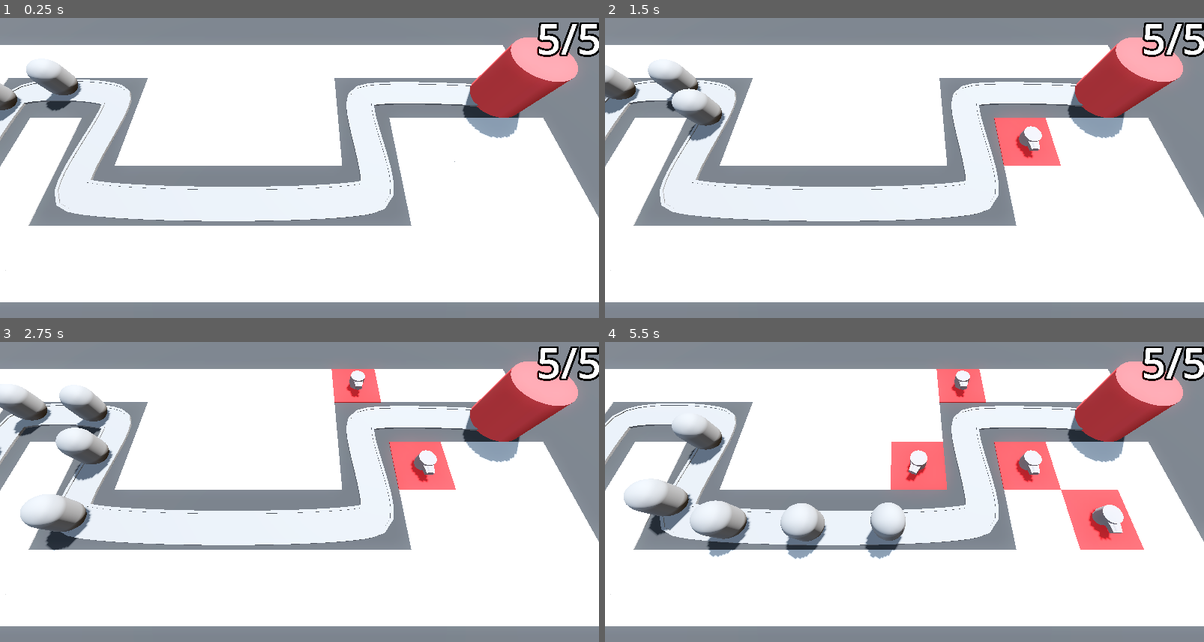
Above: before the commit, frames 1-4 (two rows, left to right).
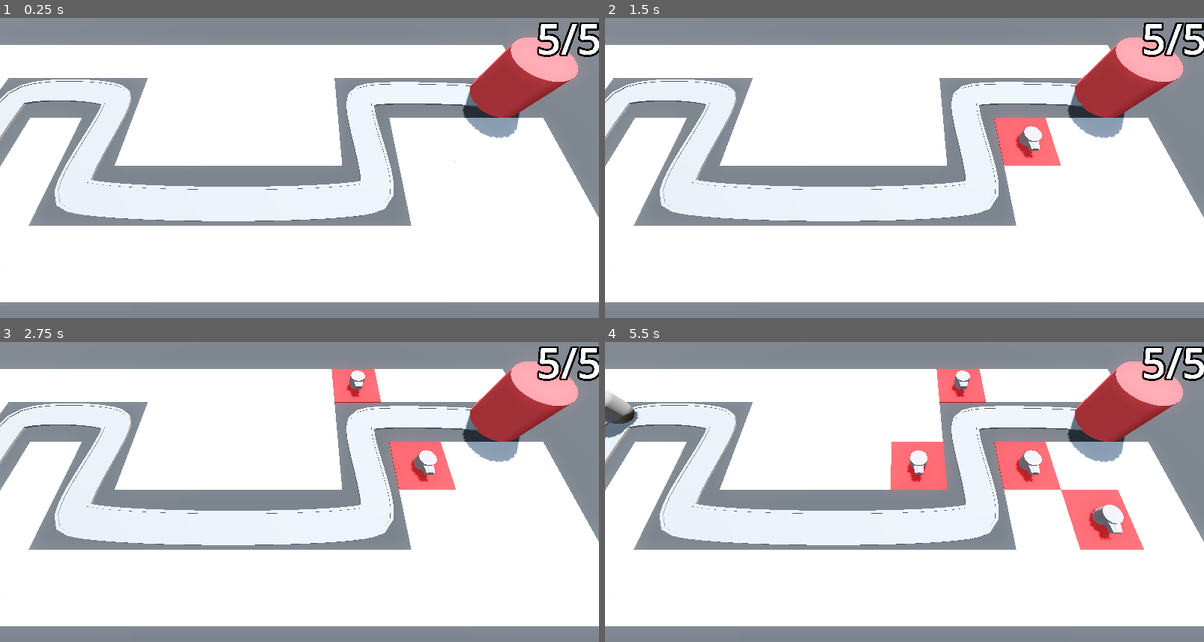
Above: after the commit, the same moments.

Repository: cosmo-the-deer/Barbarian-Blaster
Game: Godot game, scene res://BaseLevel.tscn
Two runs of this game, one before a commit and one after it. Both use one fixed random seed, a clock stepped at 60 frames per second and the inputs below.
Inputs (mouse positions are in pixels of both pictures, inside the frame that each line leads up to):
- Up to frame 1 (0.25 s): no input
- Up to frame 2 (1.5 s): move the mouse to (1036, 132) at 0.52 s; press the mouse at (1036, 132) at 0.53 s; move the mouse to (784, 165) at 1.27 s; release the mouse at (784, 165) at 1.28 s; click (784, 165) at 1.35 s
- Up to frame 3 (2.75 s): move the mouse to (359, 399) at 2.02 s; press the mouse at (359, 399) at 2.03 s
- Up to frame 4 (5.5 s): move the mouse to (874, 540) at 2.77 s; release the mouse at (874, 540) at 2.78 s; click (874, 540) at 2.85 s; move the mouse to (1084, 525) at 3.52 s; press the mouse at (1084, 525) at 3.53 s; move the mouse to (724, 423) at 4.27 s; release the mouse at (724, 423) at 4.28 s; click (724, 423) at 4.35 s; move the mouse to (934, 474) at 5.02 s; press the mouse at (934, 474) at 5.03 s

The runs differ from the first frame. In frame 1, 1.1% of the frame differs, in the area x 0-14%, y 14-35%; in frame 2, 1.9%; in frame 3, 3.7%; in frame 4, 4.9%, in the area x 0-54%, y 16-73%.

Commit message:
Instantiating Enemies

Diff:
--- a/BaseLevel.tscn
+++ b/BaseLevel.tscn
@@ -1,9 +1,10 @@
-[gd_scene load_steps=12 format=3 uid="uid://cshy5hwwjb5uo"]
+[gd_scene load_steps=13 format=3 uid="uid://cshy5hwwjb5uo"]
 
 [ext_resource type="PackedScene" uid="uid://buitk7kbuq4l0" path="res://RayPickerCamera/ray_picker_camera.tscn" id="1_knq2t"]
 [ext_resource type="MeshLibrary" uid="uid://pvar3xuw7aos" path="res://MeshLibraries/SpaceLibary.tres" id="1_lvb7b"]
 [ext_resource type="PackedScene" uid="uid://d2ysy2j5t7sdf" path="res://Enemy/enemy.tscn" id="2_5x8ra"]
 [ext_resource type="PackedScene" uid="uid://dn6xye7s7s1jp" path="res://base/base.tscn" id="3_o2j4u"]
+[ext_resource type="Script" uid="uid://mbdr36r5bslq" path="res://enemy_path.gd" id="4_ufkdr"]
 [ext_resource type="Script" uid="uid://vbmhpybewskl" path="res://turret_manager.gd" id="5_cwwxe"]
 [ext_resource type="PackedScene" uid="uid://255k6r0h230e" path="res://Turret/turret.tscn" id="6_ufkdr"]
 
@@ -61,10 +62,12 @@
 [node name="Base" parent="." instance=ExtResource("3_o2j4u")]
 transform = Transform3D(1, 0, 0, 0, 1, 0, 0, 0, 1, 21, 0, -2)
 
-[node name="Path3D" type="Path3D" parent="."]
+[node name="EnemyPath" type="Path3D" parent="."]
 curve = SubResource("Curve3D_lvb7b")
+script = ExtResource("4_ufkdr")
+enemy_scene = ExtResource("2_5x8ra")
 
-[node name="Road" type="CSGPolygon3D" parent="Path3D"]
+[node name="Road" type="CSGPolygon3D" parent="EnemyPath"]
 polygon = PackedVector2Array(-1, 0, -1, 0.1, 1, 0.1, 1, 0)
 mode = 2
 path_node = NodePath("..")
@@ -78,7 +81,7 @@
 path_u_distance = 1.0
 path_joined = false
 
-[node name="LeftEdge" type="CSGPolygon3D" parent="Path3D"]
+[node name="LeftEdge" type="CSGPolygon3D" parent="EnemyPath"]
 polygon = PackedVector2Array(-1.1, 0, -1.1, 0.15, -0.9, 0.15, -0.9, 0)
 mode = 2
 path_node = NodePath("..")
@@ -92,7 +95,7 @@
 path_u_distance = 1.0
 path_joined = false
 
-[node name="RightEdge" type="CSGPolygon3D" parent="Path3D"]
+[node name="RightEdge" type="CSGPolygon3D" parent="EnemyPath"]
 polygon = PackedVector2Array(0.9, 0, 0.9, 0.15, 1.1, 0.15, 1.1, 0)
 mode = 2
 path_node = NodePath("..")
@@ -106,26 +109,13 @@
 path_u_distance = 1.0
 path_joined = false
 
-[node name="Enemy" parent="Path3D" instance=ExtResource("2_5x8ra")]
-transform = Transform3D(0.999967, 0, -0.00195606, 0, 1, 0, 0.00195606, 0, 0.999967, -18.0333, 0, 15.0237)
-
-[node name="Enemy2" parent="Path3D" instance=ExtResource("2_5x8ra")]
-transform = Transform3D(0.999514, 0, 0.0301727, 0, 1, 0, -0.0301727, 0, 0.999514, -18.2152, 0, 10.0272)
-progress = 5.0
-
-[node name="Enemy3" parent="Path3D" instance=ExtResource("2_5x8ra")]
-transform = Transform3D(0.999892, 0, 0.0123172, 0, 1, 0, -0.0123172, 0, 0.999892, -18.3265, 0, 5.02827)
-progress = 10.0
-
-[node name="Enemy4" parent="Path3D" instance=ExtResource("2_5x8ra")]
-transform = Transform3D(0.998862, 0, -0.047038, 0, 1, 0, 0.047038, 0, 0.998862, -18.2827, 0, 0.028778)
-progress = 15.0
-
-[node name="Enemy5" parent="Path3D" instance=ExtResource("2_5x8ra")]
-transform = Transform3D(0.0388342, 0, -0.999215, 0, 1, 0, 0.999215, 0, 0.0388342, -15.1968, 0, -2.66822)
-progress = 20.0
-
 [node name="TurretManager" type="Node3D" parent="." node_paths=PackedStringArray("enemy_path")]
 script = ExtResource("5_cwwxe")
 turret = ExtResource("6_ufkdr")
-enemy_path = NodePath("../Path3D")
+enemy_path = NodePath("../EnemyPath")
+
+[node name="Timer" type="Timer" parent="."]
+wait_time = 2.0
+autostart = true
+
+[connection signal="timeout" from="Timer" to="EnemyPath" method="spawn_enemy"]
--- /dev/null
+++ b/enemy_path.gd
@@ -0,0 +1,7 @@
+extends Path3D
+
+@export var enemy_scene: PackedScene
+
+func spawn_enemy() -> void:
+	var new_enemy = enemy_scene.instantiate()
+	add_child(new_enemy)
Not shown, added: enemy_path.gd.uid
